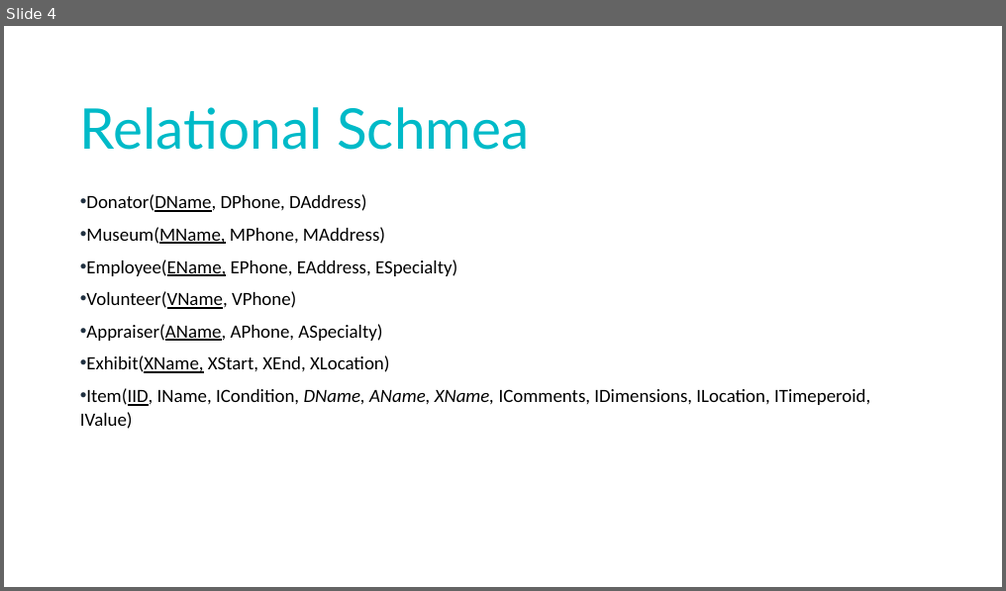
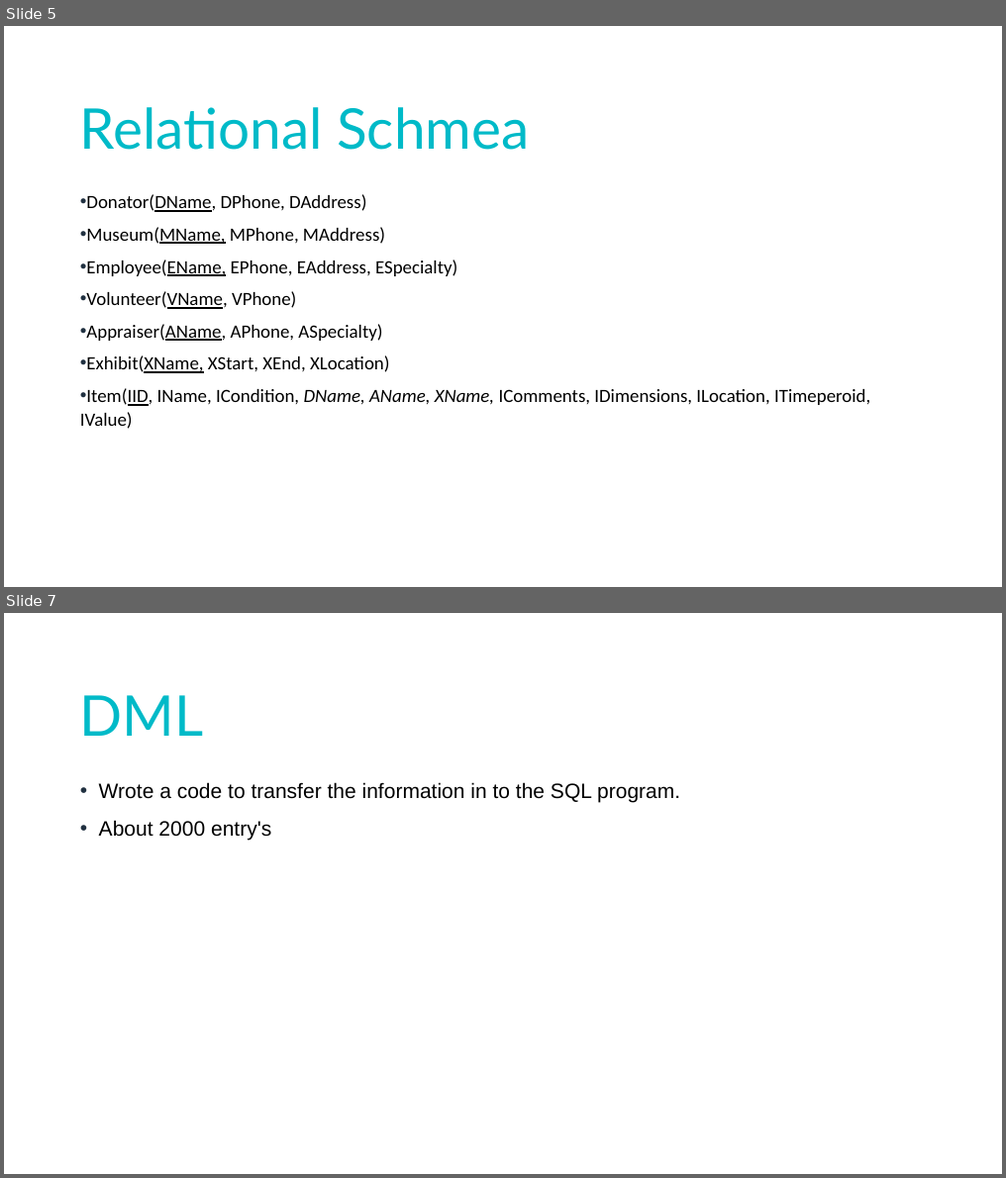
Before and after one commit to KingShampoo/MuseamDataBase, a slide deck: CS 3700 PP.pptx. Shown one above the other, each under a label of ours: slide 4 before the commit, slides 5 and 7 after it; the slides between them are not shown. The pictures are 1006x591 and 1006x1178 pixels, drawn with LibreOffice and Linux fonts; fonts in the diff are those of the drawing. Boxes give left, top, right and bottom in pixels: in the first picture for what was removed or moved away, otherwise in the second. Text is boxed around its words. In the diff, an @@ line names an element or a change of style, - is before the commit and + after.

```diff
--- a/CS 3700 PP.pptx
+++ b/CS 3700 PP.pptx
@@ slide 7 added at (x1=4, y1=613, x2=1002, y2=1174), background #FFFFFF @@
@@ title added at (x1=80, y1=695, x2=204, y2=736), 54 pt, text gradient #00BAC8 to #203040 @@
+DML
@@ text added at (x1=99, y1=782, x2=680, y2=841), 20 pt, text #000000 @@
+• Wrote a code to transfer the information in to the SQL program.
+• About 2000 entry's
@@ what was slide 4 is now slide 5 @@
```
Also in this commit, not shown: 5 slides changed, 3 other slides added, 2 slides removed, 1 other file.
